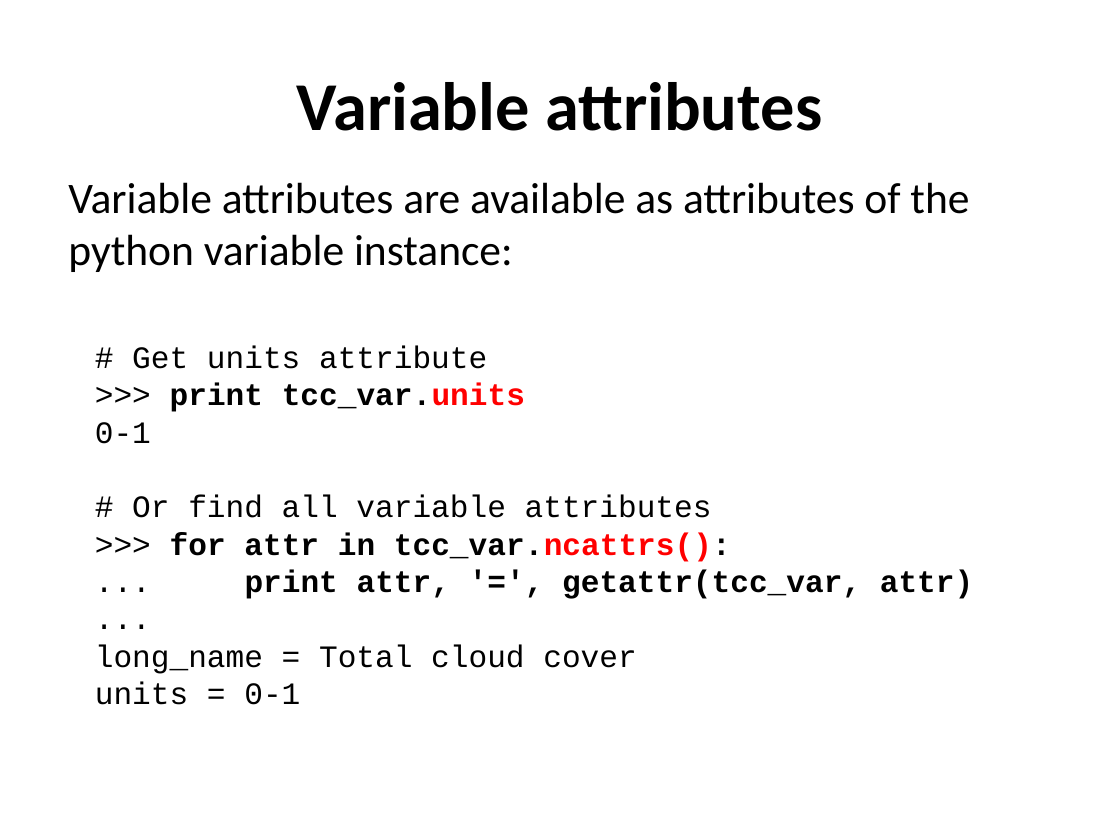
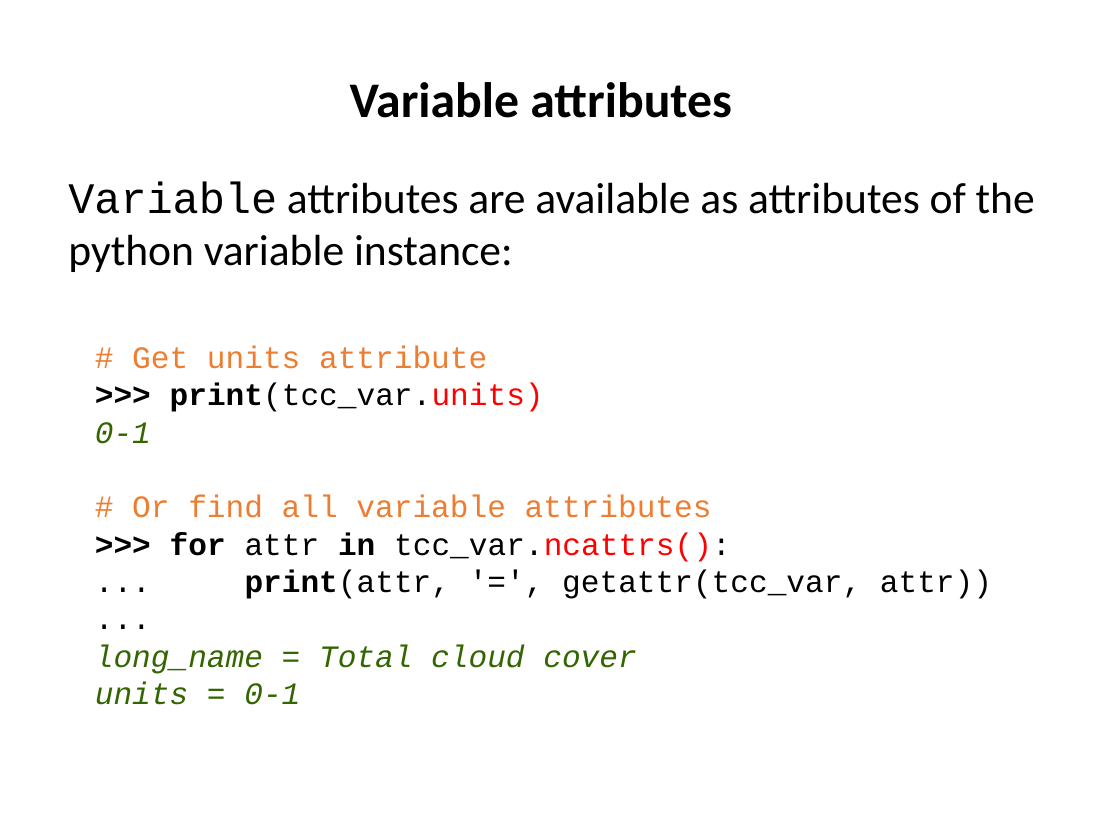
Before and after one commit to ncasuk/ncas-isc, a slide deck: slide 8 of python/presentations/read_write_data/10_read_netcdf_python.ppt. Drawn at 1120x840 pixels with LibreOffice and Linux fonts; fonts in the diff are those of the drawing; background and template pictures are left out. Boxes give left, top, right and bottom in pixels: in the first picture for what was removed or moved away, otherwise in the second. Text is boxed around its words. In the diff, an @@ line names an element or a change of style, - is before the commit and + after.

```diff
--- a/python/presentations/read_write_data/10_read_netcdf_python.ppt
+++ b/python/presentations/read_write_data/10_read_netcdf_python.ppt
@@ title "Variable attributes": place and size @@
-title "Variable attributes" at (297,82,822,131)
+title "Variable attributes" at (350,82,732,118)
@@ title "Variable attributes" at (350,82,732,118): size 44 to 32 pt; line spacing 1 to 0.9 @@
@@ text "Variable attributes are available as ..." at (68,181,1035,272): font Calibri to Courier New in "Variable" @@
@@ text at (95,346,731,705): text colour #000000 to #ED7D31 in "# Get units attribute", "# Or find all variable attributes"; text colour #000000 to #336600, italic on in "0-1", "long_name = Total cloud cover", "units = 0-1"; bold on in ">>>"; bold off in "attr tcc_var.ncattrs():" @@
@@ text at (170,383,544,412): text changed; bold off @@
->>> print tcc_var.units
+>>> print(tcc_var.units)
@@ text at (245,570,992,599): text changed; bold off @@
-... print attr, '=', getattr(tcc_var, attr)
+... print(attr, '=', getattr(tcc_var, attr))
```
Also in this commit, not shown: 8 other slides changed, 1 slide added, 1 slide removed, 2 other files.
